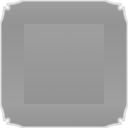
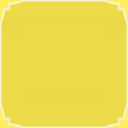
Two versions of the same layered image (128 × 128). Layer-by-layer changes:
showed "pressed" over [left=0, top=0, right=128, bottom=128]
painted on "Layer #2" over [left=3, top=3, right=125, bottom=128]
showed "pressed #1" over [left=0, top=0, right=128, bottom=128]
